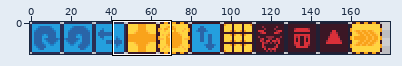
Two versions of one sprite sheet, assets/images/actions/rotate.png. The first picture is a wide view before the edit; the outline marks the close-up.
Close-up. As it was:
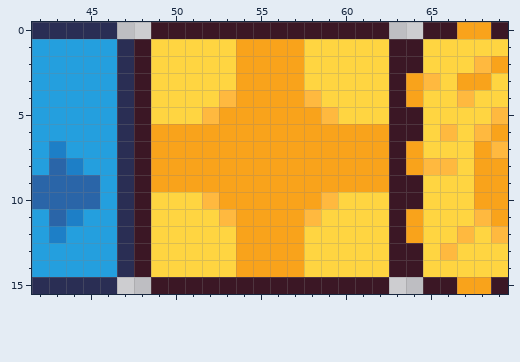
The file is 211x16 pixels. Shown: x 42..69, y 0..15. The wide view leaves out empty margins.
Once edited:
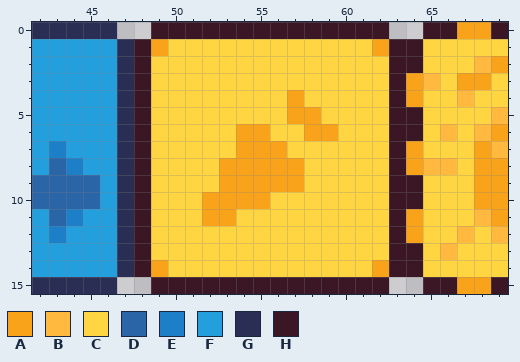
Palette (. is transparent): A #f9a31b  B #ffb93f  C #ffd541  D #2a65a8  E #1d7fc7  F #249fde  G #2a2e54  H #3b1725
Changes in this commit:
y 1: x 49 C -> A; x 54..57 AAAA -> CCCC; x 62 C -> A
y 2..3: x 54..57 AAAA -> CCCC
y 4: x 53..56 BAAA -> CCCC; x 58 B -> C
y 5: x 52..56 BAAAA -> CCCCC; x 59 B -> C
y 6: x 49..53 AAAAA -> CCCCC; x 56..57 AA -> CC; x 60..62 AAA -> CCC
y 7: x 49..53 AAAAA -> CCCCC; x 57..62 AAAAAA -> CCCCCC
y 8..9: x 49..52 AAAA -> CCCC; x 58..62 AAAAA -> CCCCC
y 10: x 52 B -> A; x 56..59 AAAB -> CCCC
y 11: x 52..58 CBAAAAB -> AACCCCC
y 12..13: x 54..57 AAAA -> CCCC
y 14: x 49 C -> A; x 54..57 AAAA -> CCCC; x 62 C -> A
Boxes around the changes in both close-ups, in picture pixels (x1, y1, x2, y2):
changed: (151, 39, 389, 277)
